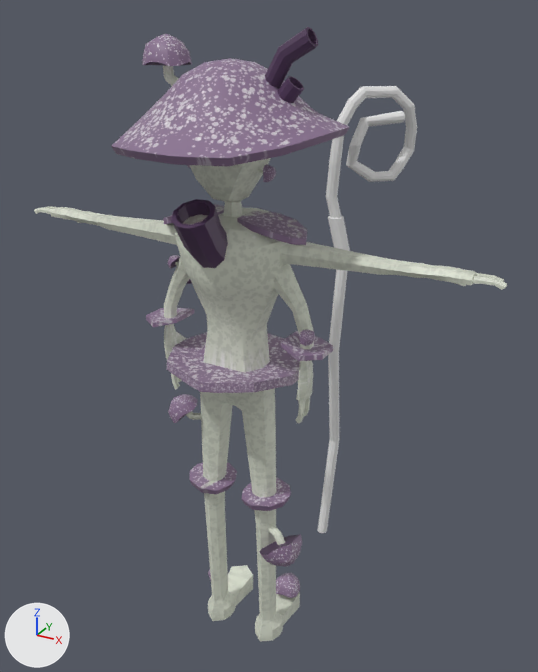
Renders of the Blender file Arte/Personajes/Modelos3D/Fungaloth/Fungaloth.blend from each side of a commit.
Before and after are seen from a 50 mm lens placed at (6.26, -9.99, 11.83), pointed at (-0.24, 1.83, 5.92). Every picture has the same lights, and +X, +Y and +Z are marked at lower left.

The scene before the commit, as lines of its bpy script (objects in view):
```python
me_cylinder_003 = bpy.data.meshes.new('Cylinder.003')
me_cylinder_003.from_pydata(...)  # 230 vertices, 222 faces; spans x 0.0..1.32, y 3.57..5.47, z -0.01..10.43
me_cylinder_003.materials.append(mat_material_001)  # its picture is missing
me_cylinder_007 = bpy.data.meshes.new('Cylinder.007')
me_cylinder_007.from_pydata(...)  # 2343 vertices, 2234 faces; spans x -4.43..4.43, y -1.68..2.03, z -0.01..11.6
me_cylinder_007.polygons.foreach_set('use_smooth', [True] * 2234)
# faces by material slot: [390, 1464, 380]
me_cylinder_007.materials.append(mat_setas_2)  # picture img_setas_2_basecolor_1001_png_001
me_cylinder_007.materials.append(mat_cuerpo)  # picture img_cuerpo_basecolor_1001_png_001
me_cylinder_007.materials.append(mat_setas_1)  # picture img_setas_1_basecolor_1001_png_001
ob_bastón = bpy.data.objects.new('Bastón', me_cylinder_003)
ob_bastón.location = (0.0, 0.0, 0.0)
ob_personaje = bpy.data.objects.new('Personaje', me_cylinder_007)
ob_personaje.location = (0.0, 0.0, 0.0)
```
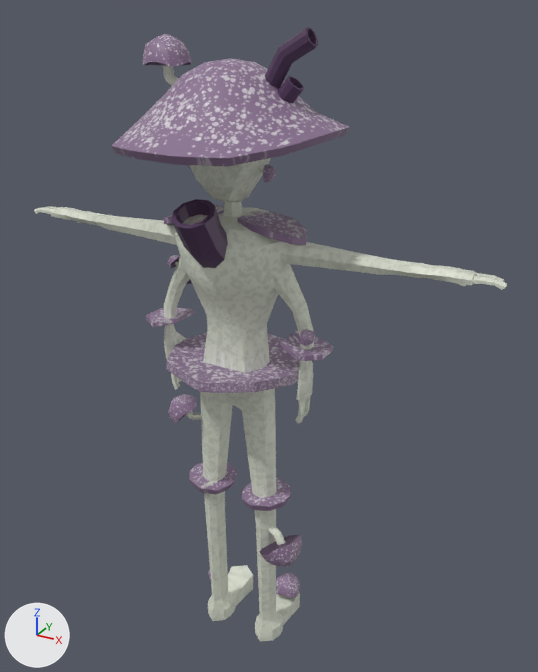
Location of each change, (x1, y1, x2, y2) in pixels of the pictures (538 x 672 px):
'Bastón', hidden: before (318, 86, 417, 533)

The change, as a list of edits to the scene's bpy script:
```text
Change ob_bastón:
    add ob_bastón.hide_set(True)
```
